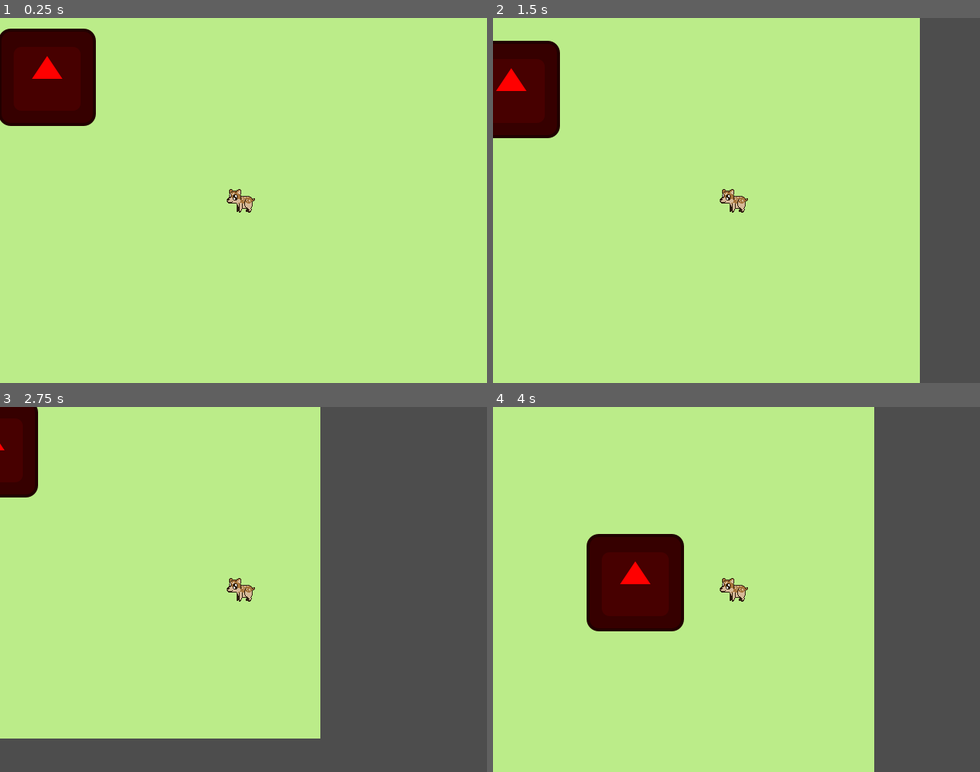
Above: before the commit, frames 1-4 (two rows, left to right).
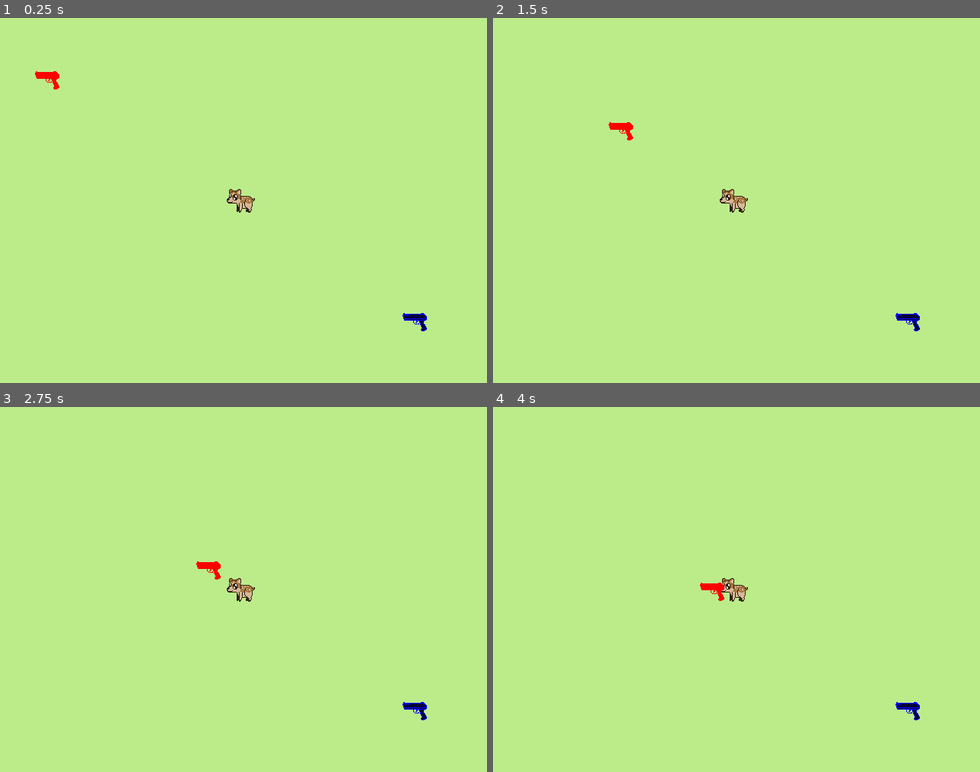
Above: after the commit, the same moments.

Repository: YhagoTomasini/CoverJam02_PTY
Game: Godot game, scene res://Scenes/main.tscn
Two runs of this game, one before a commit and one after it. Both use one fixed random seed, a clock stepped at 60 frames per second and the inputs below. The engine's default icon, where the game draws it, is replaced by a stand-in: a white triangle on a blue panel in a dark square.
Inputs:
- Up to frame 1 (0.25 s): no input
- Up to frame 2 (1.5 s): hold Right (ui_right) 0.53-1.28 s; hold Down (ui_down) from 1.28 s (still down)
- Up to frame 3 (2.75 s): release Down (ui_down) at 2.03 s; hold Right (ui_right) from 2.03 s (still down)
- Up to frame 4 (4 s): release Right (ui_right) at 2.78 s; hold Up (ui_up) 2.78-3.53 s; hold Left (ui_left) from 3.53 s (still down)

The runs differ from the first frame. In frame 1, 5.2% of the frame differs, in the area x 0-88%, y 2-86%; in frame 2, 16%; in frame 3, 42%, in the area x 0-100%, y 0-100%; in frame 4, 27%.
Error after the commit: Parse Error: Expected indented block after "if" block. (res://Scripts/player.gd:36)

Commit message:
update player

Diff:
--- a/cover-jam-026-pty/Prefabs/Player.tscn
+++ b/cover-jam-026-pty/Prefabs/Player.tscn
@@ -158,6 +158,8 @@
 size = Vector2(34, 34)
 
 [node name="CharacterBody2D" type="CharacterBody2D"]
+collision_layer = 3
+collision_mask = 3
 script = ExtResource("1_kpjcp")
 
 [node name="CollisionShape2D" type="CollisionShape2D" parent="."]
--- a/cover-jam-026-pty/Prefabs/enemy.tscn
+++ b/cover-jam-026-pty/Prefabs/enemy.tscn
@@ -1,10 +1,10 @@
 [gd_scene load_steps=4 format=3 uid="uid://btjs1kw6uvpn2"]
 
-[ext_resource type="Texture2D" uid="uid://cfpke015c26qd" path="res://icon.svg" id="1_7k104"]
 [ext_resource type="Script" uid="uid://djwlgr8uux1my" path="res://Prefabs/enemy.gd" id="1_lgw76"]
+[ext_resource type="Texture2D" uid="uid://dxpm7p8nk0og2" path="res://Assets/pistol.png" id="2_lgw76"]
 
 [sub_resource type="RectangleShape2D" id="RectangleShape2D_4gyqm"]
-size = Vector2(128, 128)
+size = Vector2(32, 32)
 
 [node name="Enemy" type="CharacterBody2D"]
 script = ExtResource("1_lgw76")
@@ -14,4 +14,4 @@
 
 [node name="Sprite2D" type="Sprite2D" parent="."]
 modulate = Color(1, 0, 0, 1)
-texture = ExtResource("1_7k104")
+texture = ExtResource("2_lgw76")
--- a/cover-jam-026-pty/Prefabs/xp.tscn
+++ b/cover-jam-026-pty/Prefabs/xp.tscn
@@ -1,15 +1,21 @@
-[gd_scene load_steps=3 format=3 uid="uid://biy5a2sgl1041"]
+[gd_scene load_steps=4 format=3 uid="uid://biy5a2sgl1041"]
 
 [ext_resource type="Script" uid="uid://coluhlxg1nctr" path="res://Scripts/xp.gd" id="1_kl4lw"]
+[ext_resource type="Texture2D" uid="uid://dxpm7p8nk0og2" path="res://Assets/pistol.png" id="2_w71b2"]
 
-[sub_resource type="CircleShape2D" id="CircleShape2D_u1phd"]
-radius = 32.0
+[sub_resource type="RectangleShape2D" id="RectangleShape2D_pymbm"]
+size = Vector2(32, 32)
 
-[node name="Node2D" type="Area2D"]
+[node name="Xp" type="Area2D"]
+collision_layer = 2
+collision_mask = 2
 script = ExtResource("1_kl4lw")
 
+[node name="Sprite2D" type="Sprite2D" parent="."]
+modulate = Color(0, 0, 1, 1)
+texture = ExtResource("2_w71b2")
+
 [node name="CollisionShape2D" type="CollisionShape2D" parent="."]
-shape = SubResource("CircleShape2D_u1phd")
+shape = SubResource("RectangleShape2D_pymbm")
 
-[connection signal="area_entered" from="." to="." method="_on_area_entered"]
 [connection signal="body_entered" from="." to="." method="_on_body_entered"]
--- a/cover-jam-026-pty/Scenes/main.tscn
+++ b/cover-jam-026-pty/Scenes/main.tscn
@@ -7,6 +7,7 @@
 [sub_resource type="CanvasTexture" id="CanvasTexture_7u77a"]
 
 [node name="Main" type="Node2D"]
+position = Vector2(0, 1)
 
 [node name="BG" type="Sprite2D" parent="."]
 modulate = Color(0.73265225, 0.925664, 0.53527564, 1)
--- a/cover-jam-026-pty/Scripts/player.gd
+++ b/cover-jam-026-pty/Scripts/player.gd
@@ -5,8 +5,6 @@
 var health = 100
 var level = 0
 var xp = 0
-
-var enemy_hit = false
 
 func Check_xp():
 	if xp >= Global.current_levelup:
@@ -30,10 +28,9 @@
 	else:
 		velocity.x = move_toward(velocity.x, 0, speed)
 		velocity.y = move_toward(velocity.y, 0, speed)
-
 	move_and_slide()
 
-
 func _on_area_2d_body_entered(body: Node2D) -> void:
-	if body.name == "Enemy":
+	if body.is_name == "Enemy":
 		Damage(body.damage)
+	if body.is_name == "xp":
--- a/cover-jam-026-pty/Scripts/xp.gd
+++ b/cover-jam-026-pty/Scripts/xp.gd
@@ -1,11 +1,11 @@
 extends Area2D
 
-func _ready() -> void:
-	var _xp = 10;
+var xp = 10
+var is_name = "xp"
 
 func _on_body_entered(body: Node2D) -> void:
+	print("s")
 	if (body.is_name == "Player"):
 		body.xp = body.xp + 10
 		body.check_xp()
 		queue_free()
-	pass # Replace with function body.
--- /dev/null
+++ b/cover-jam-026-pty/range.tscn
@@ -0,0 +1,17 @@
+[gd_scene load_steps=3 format=3 uid="uid://qk5wtcg5ijhk"]
+
+[ext_resource type="Texture2D" uid="uid://dxpm7p8nk0og2" path="res://Assets/pistol.png" id="1_60es3"]
+
+[sub_resource type="RectangleShape2D" id="RectangleShape2D_sunpe"]
+size = Vector2(32, 32)
+
+[node name="Range" type="Area2D"]
+
+[node name="CollisionShape2D" type="CollisionShape2D" parent="."]
+scale = Vector2(2, 0.5)
+shape = SubResource("RectangleShape2D_sunpe")
+
+[node name="Sprite2D" type="Sprite2D" parent="."]
+modulate = Color(0, 1, 0, 1)
+scale = Vector2(2, 0.5)
+texture = ExtResource("1_60es3")
